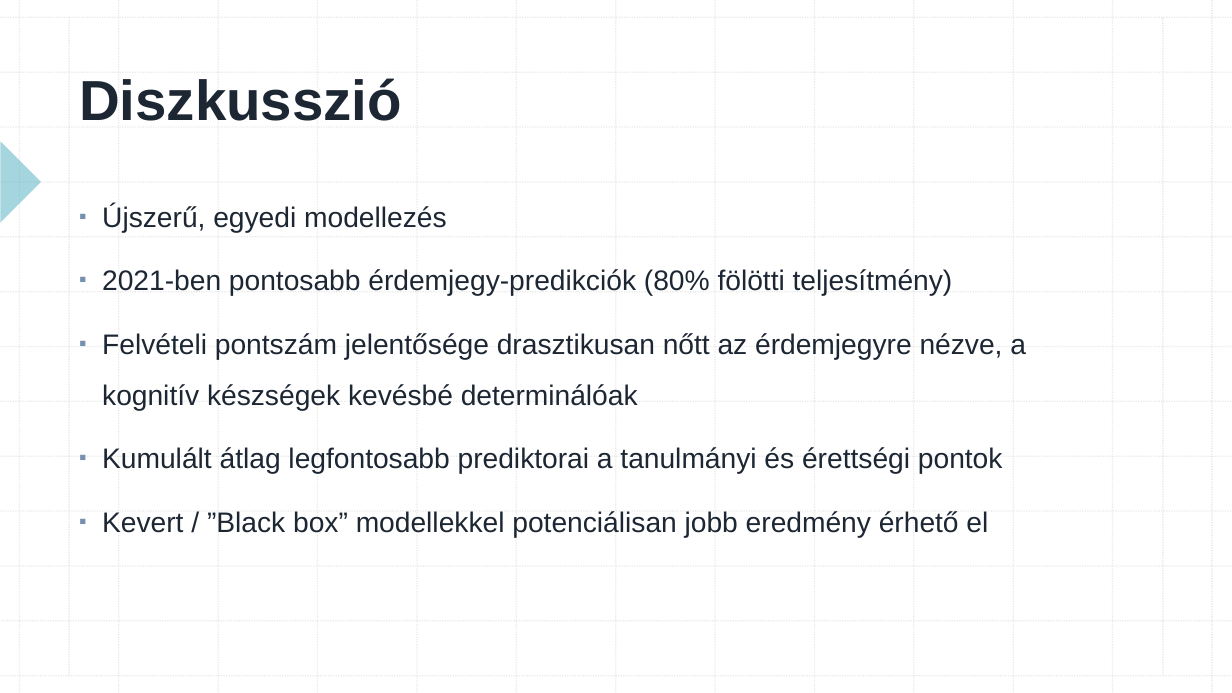
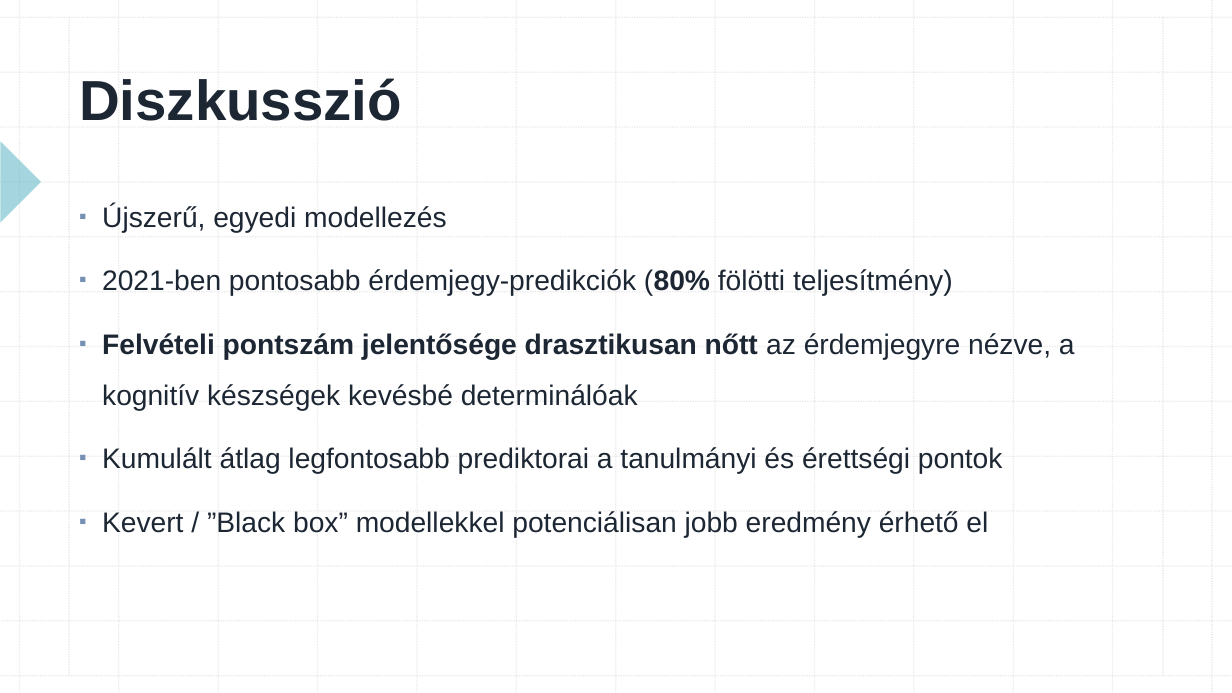
Before and after one commit to konderal333/-nkutfel, a slide deck: slide 17 of TDK prezi.pptx. Drawn at 1232x693 pixels with LibreOffice and Linux fonts; fonts in the diff are those of the drawing. Boxes give left, top, right and bottom in pixels: in the first picture for what was removed or moved away, otherwise in the second. Text is boxed around its words. In the diff, an @@ line names an element or a change of style, - is before the commit and + after.

```diff
--- a/TDK prezi.pptx
+++ b/TDK prezi.pptx
@@ text at (102, 269, 1075, 411): bold on in "(80%", "Felvételi pontszám jelentősége drasztikusan nőtt" @@
```
Also in this commit, not shown: 4 other slides changed.
